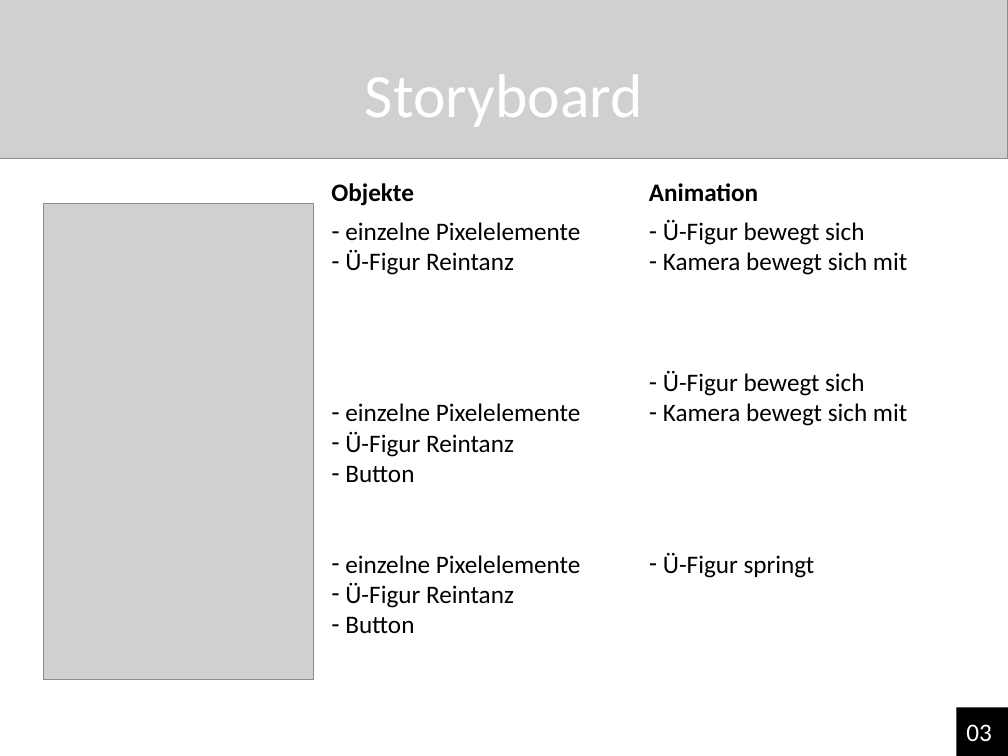
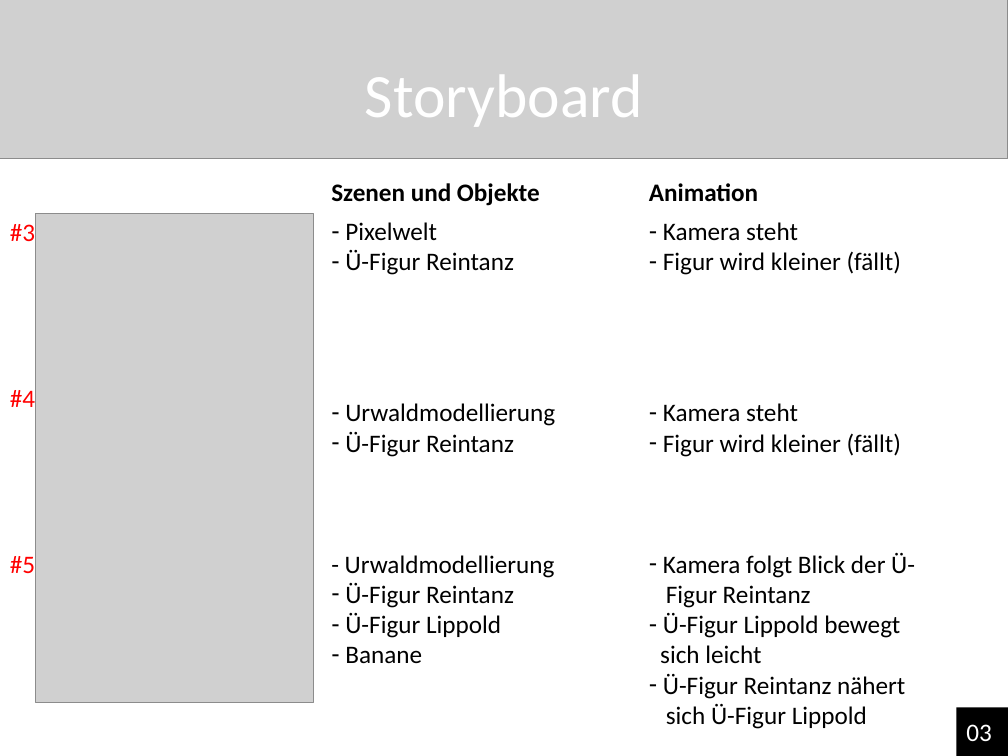
Before and after one commit to NReintanz/Pixie, a slide deck: slide 4 of 00_Organsiatorisches/Pixie‘s großes Abenteuer.pptx. Drawn at 1008x756 pixels with LibreOffice and Linux fonts; fonts in the diff are those of the drawing; grey boxes stand for pictures. Boxes give left, top, right and bottom in pixels: in the first picture for what was removed or moved away, otherwise in the second. Text is boxed around its words. In the diff, an @@ line names an element or a change of style, - is before the commit and + after.

```diff
--- a/00_Organsiatorisches/Pixie‘s großes Abenteuer.pptx
+++ b/00_Organsiatorisches/Pixie‘s großes Abenteuer.pptx
@@ text at box(331, 183, 540, 206): text changed @@
-Objekte
+Szenen und Objekte
@@ text added at box(10, 224, 35, 241), 18 pt, text #FF0000 @@
+#3
@@ picture: place and size @@
-picture at box(43, 204, 313, 679)
+picture at box(35, 214, 313, 703)
@@ text at box(345, 222, 437, 240): text changed @@
-– einzelne Pixelelemente
+– Pixelwelt
@@ text at box(660, 222, 915, 729): text changed @@
-– Ü-Figur bewegt sich
-– Kamera bewegt sich mit
-– Ü-Figur bewegt sich
-– Kamera bewegt sich mit
-– Ü-Figur springt
+– Kamera steht
+– Figur wird kleiner (fällt)
+– Kamera steht
+– Figur wird kleiner (fällt)
+– Kamera folgt Blick der Ü-
+Figur Reintanz
+– Ü-Figur Lippold bewegt
+sich leicht
+– Ü-Figur Reintanz nähert
+sich Ü-Figur Lippold
@@ text added at box(10, 390, 35, 407), 18 pt, text #FF0000 @@
+#4
@@ text at box(345, 403, 555, 426): text changed @@
-– einzelne Pixelelemente
+– Urwaldmodellierung
@@ text added at box(10, 556, 35, 573), 18 pt, text #FF0000 @@
+#5
@@ text at box(345, 555, 555, 578): text changed @@
-– Button
-– einzelne Pixelelemente
+- Urwaldmodellierung
@@ text at box(345, 613, 501, 664): text changed @@
-– Button
+– Ü-Figur Lippold
+– Banane
```
Also in this commit, not shown: 4 other slides changed, 1 slide added, 3 slides removed.
